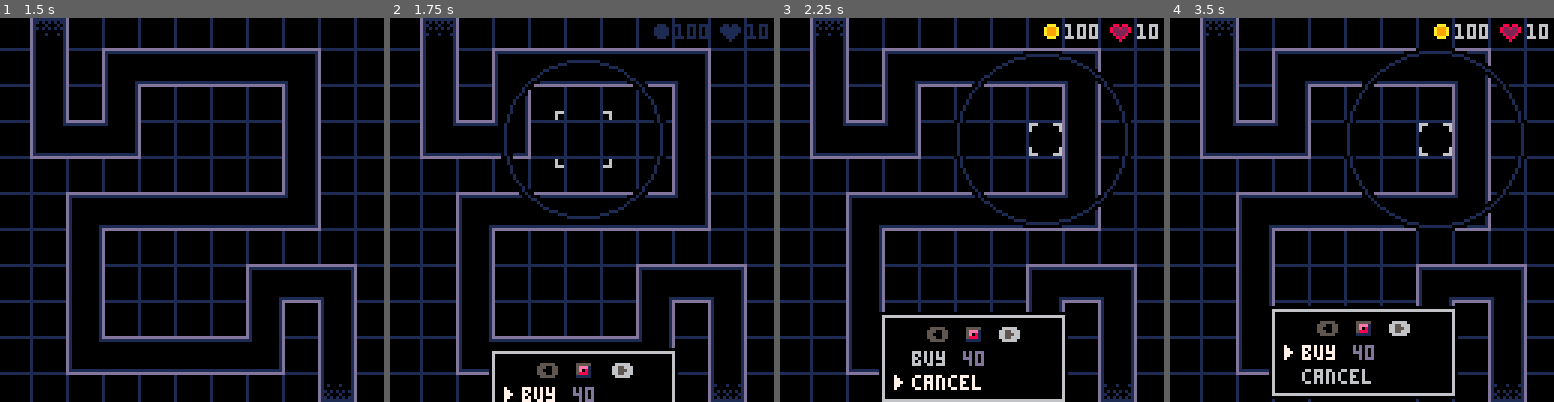
Above: before the commit, frames 1-4 (left to right).
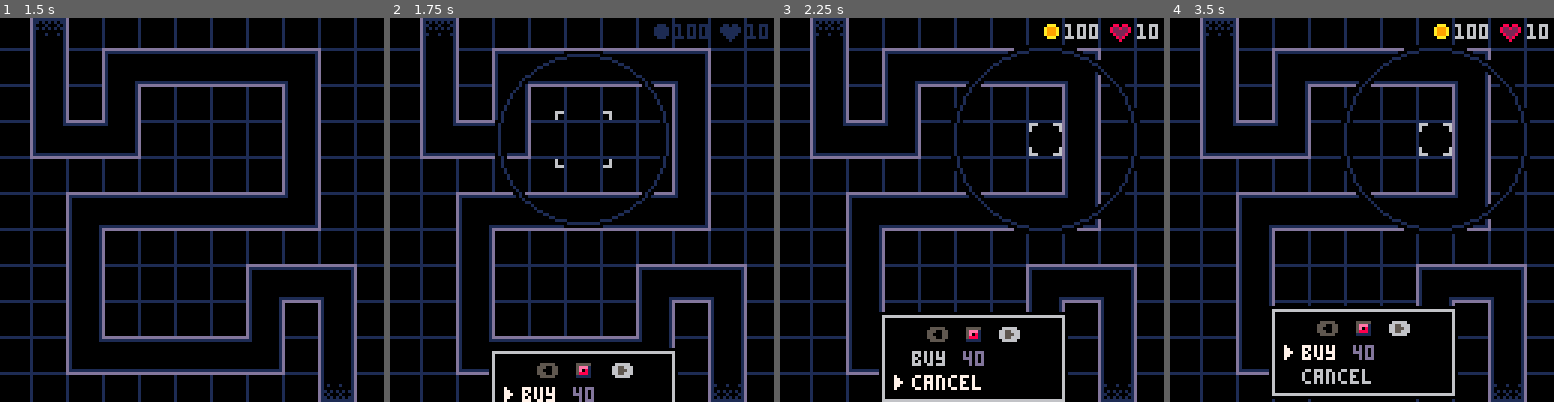
Above: after the commit, the same moments.

Repository: beardedsakimonkey/pixel_td.p8
Game: PICO-8 cartridge pixel_td.p8
The game is run twice, just before and just after one commit, with the same random seed, the same clock (stepped at 60 frames per second) and the same inputs.
Inputs:
- Up to frame 1 (1.5 s): tap X (X key) at 0.33, 1.07 s; tap O (Z key) at 0.7 s
- Up to frame 2 (1.75 s): hold Right from 1.6 s (still down); tap O (Z key) at 1.7 s
- Up to frame 3 (2.25 s): tap X (X key) at 1.85 s; release Right at 2.1 s; tap O (Z key) at 2.1 s; hold Up from 2.15 s (still down)
- Up to frame 4 (3.5 s): release Up at 2.42 s; hold Right 2.47-3.03 s; tap O (Z key) at 2.5, 2.9, 3.3 s; tap X (X key) at 2.97 s; hold Left from 3.08 s (still down)

Frame 1 is identical in both runs. In frame 2, 2.3% of the frame differs, in the area x 27-74%, y 8-55%; in frame 3, 2.4%; in frame 4, 2.5%, in the area x 44-94%, y 7-57%.

Commit message:
refactor range animation to not use spring

Diff:
--- a/tower.lua
+++ b/tower.lua
@@ -103,27 +103,24 @@
 
 -- Range animation -------------------------------------------------------------
 
-local range, range_v, is_visible, dest_range, is_growing = nil, 0, false, nil, true
+local cur_range, dst_range
 
 function update_tower_ranges()
-    local was_visible = is_visible
-    is_visible = buy_menu.is_open or upg_menu.is_open
-    if is_visible then
-        local prev_dest_range = dest_range
-        dest_range = get_twr_range(find_sel_tower()
+    if buy_menu.is_open or upg_menu.is_open then
+        local prev_dst_range = dst_range
+        dst_range = get_twr_range(find_sel_tower()
                                 or {range = tower_cfg[buy_menu.sel_twr].range})
-        if dest_range ~= prev_dest_range then
-            is_growing = prev_dest_range == nil or dest_range > prev_dest_range
+        if not cur_range then
+            cur_range = dst_range - 4
+        else
+            if abs(cur_range - dst_range) < 0.1 then
+                cur_range = dst_range
+            else
+                cur_range += (dst_range - cur_range) * 0.3
+            end
         end
-        if was_visible then -- update
-            range, range_v = spring(range, dest_range, range_v, {
-                stiffness = 120,
-                precision = 0.1,
-            })
-        else -- initialize
-            range = dest_range-4
-            range_v = 0
-        end
+    else
+        cur_range, dst_range = nil, nil
     end
 end
 
@@ -139,8 +136,8 @@
 function draw_tower_ranges()
     if upg_menu.is_open then
         local twr = find_sel_tower()
-        draw_range(twr.x, twr.y, range)
+        draw_range(twr.x, twr.y, round(cur_range))
     elseif buy_menu.is_open then
-        draw_range(sel.x+6, sel.y+6, is_growing and flr(range) or ceil(range))
+        draw_range(sel.dst_x+6, sel.dst_y+6, round(cur_range))
     end
 end
